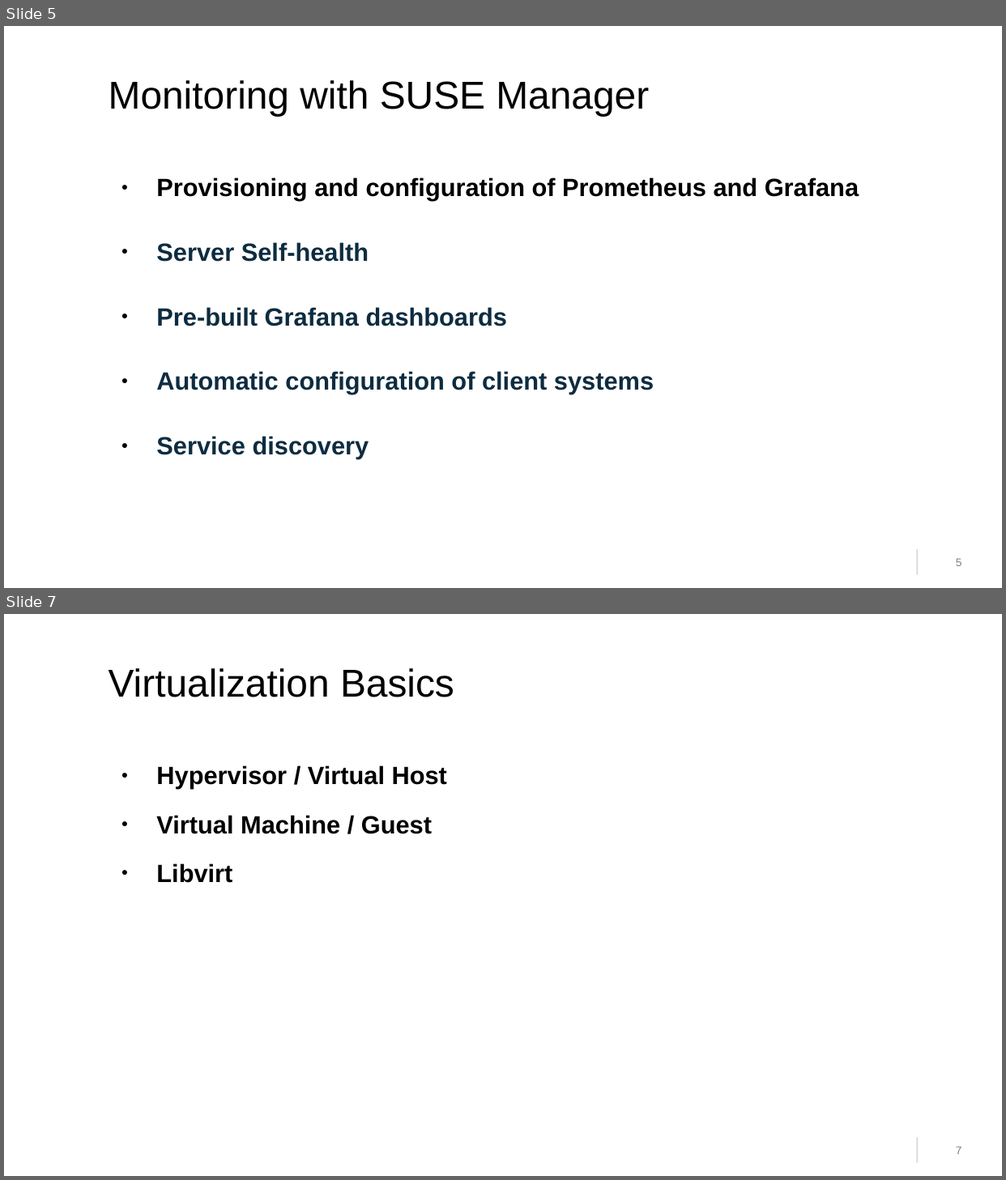
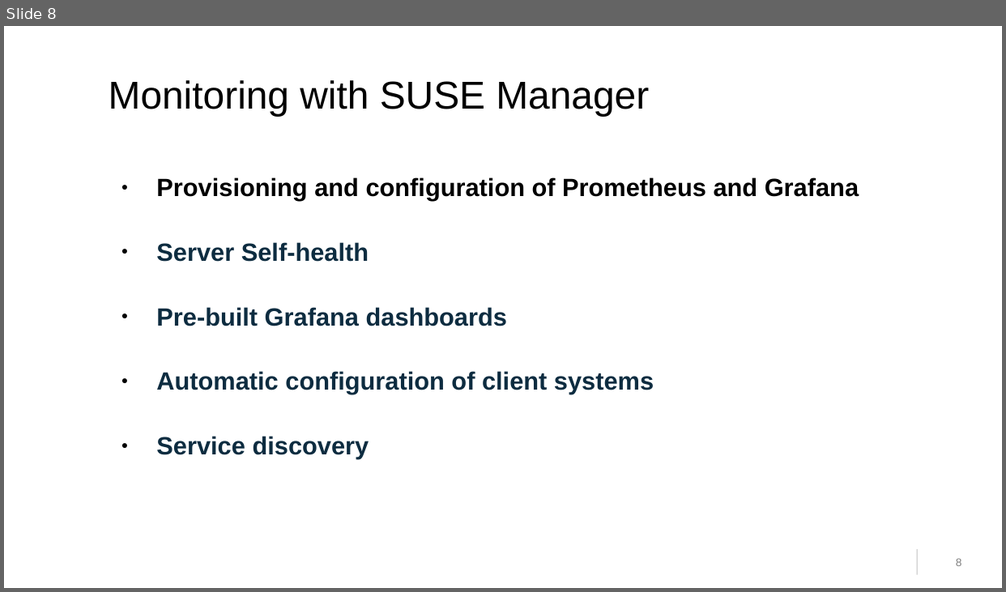
Before and after one commit to cbosdo/sumaform, a slide deck: lab/pdf/slides.odp. Shown one above the other, each under a label of ours: slides 5 and 7 before the commit, slide 8 after it; the slides between them are not shown. The pictures are 1006x1180 and 1006x592 pixels, drawn with LibreOffice and Linux fonts; fonts in the diff are those of the drawing; background and template pictures are left out. Boxes give left, top, right and bottom in pixels: in the first picture for what was removed or moved away, otherwise in the second. Text is boxed around its words. In the diff, an @@ line names an element or a change of style, - is before the commit and + after.

Commit message:
Add kvm1 and kvm2 to the setup
kvm1 will serve as a machine for the walkthrough, kvm2 will be used for
unguided exercises. At least there will be more fun with more virt hosts
to manage.

```diff
--- a/lab/pdf/slides.odp
+++ b/lab/pdf/slides.odp
@@ slide 7 removed at <box>4,614,1002,1176</box>, background #FFFFFF; not listed: 2 template elements that a slide beside it also shows @@
@@ title removed at <box>108,668,454,697</box> @@
-Virtualization Basics
@@ text removed at <box>156,765,447,883</box> @@
-● Hypervisor / Virtual Host
-● Virtual Machine / Guest
-● Libvirt
@@ what was slide 5 is now slide 8 @@
@@ page number at <box>956,558,962,566</box>: text changed @@
-5
+8
```
Also in this commit, not shown: 3 slides changed, 1 slide added, 5 other files.
